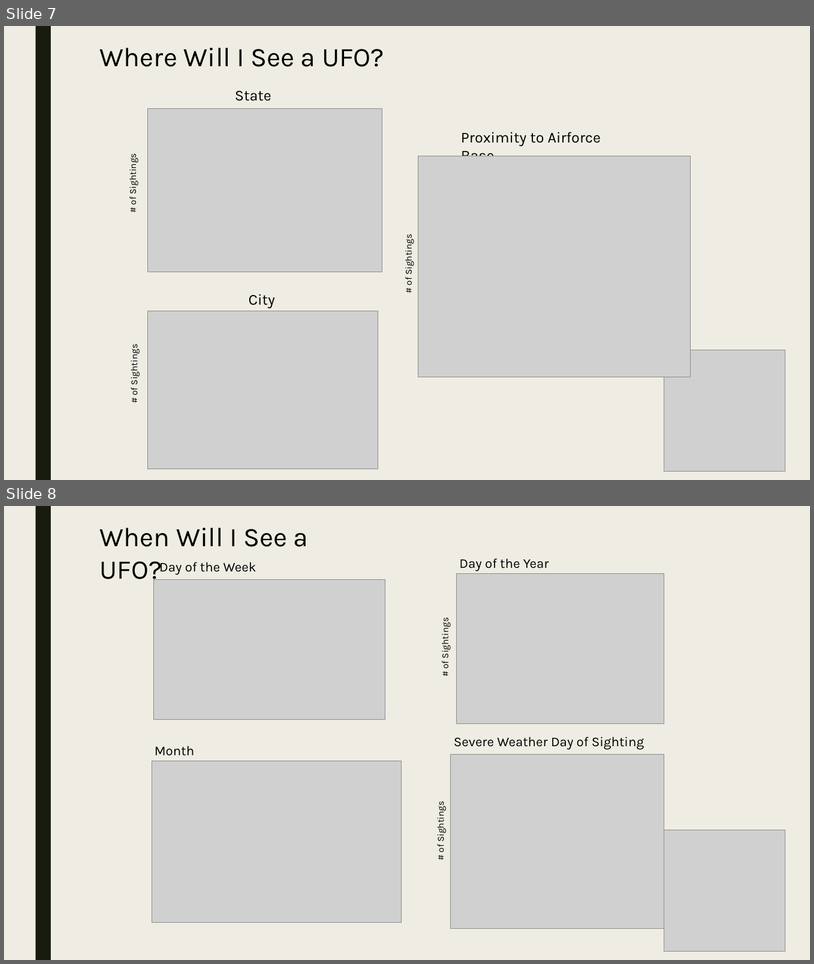
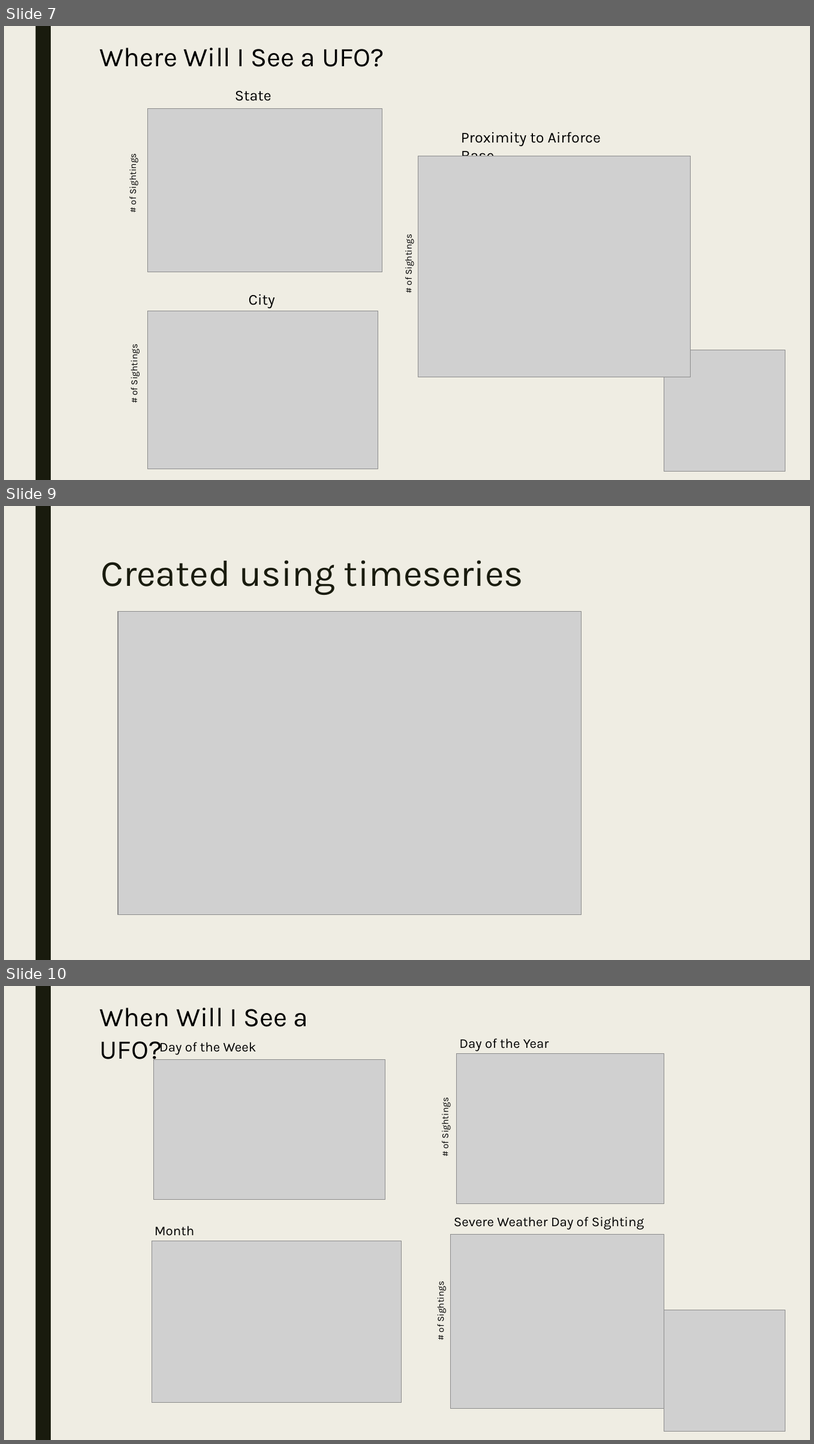
Before and after one commit to Preetikasri/UFO-Sightings-Analysis, a slide deck: ufo_presentation_v3.pptx. Shown one above the other, each under a label of ours: slides 7 and 8 before the commit, slides 7, 9 and 10 after it; the slides between them are not shown. The pictures are 814x964 and 814x1444 pixels, drawn with LibreOffice and Linux fonts; fonts in the diff are those of the drawing; grey boxes stand for pictures. Boxes give left, top, right and bottom in pixels: in the first picture for what was removed or moved away, otherwise in the second. Text is boxed around its words. In the diff, an @@ line names an element or a change of style, - is before the commit and + after.

```diff
--- a/ufo_presentation_v3.pptx
+++ b/ufo_presentation_v3.pptx
@@ slide 9 added at bbox=[4, 506, 810, 960], background #EFEDE3; not listed: 1 template element that a slide beside it also shows @@
@@ title added at bbox=[101, 560, 524, 595], 44 pt, text #191B0E @@
+Created using timeseries
@@ picture added at bbox=[119, 611, 582, 915] @@
@@ what was slide 8 is now slide 10 @@
```
Also in this commit, not shown: 2 slides changed, 1 other slide added, 1 slide removed.
